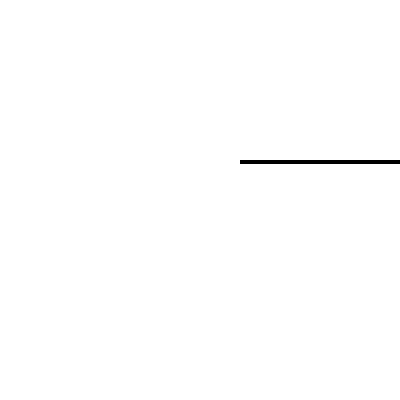
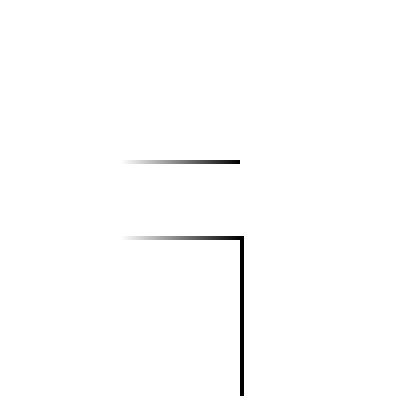
Layered file, before and after one edit (400x400). Changes by layer:
hid "ED" over (240, 160, 400, 164)
added layer "Octomap2" above "Octomap" over (122, 160, 244, 396)
